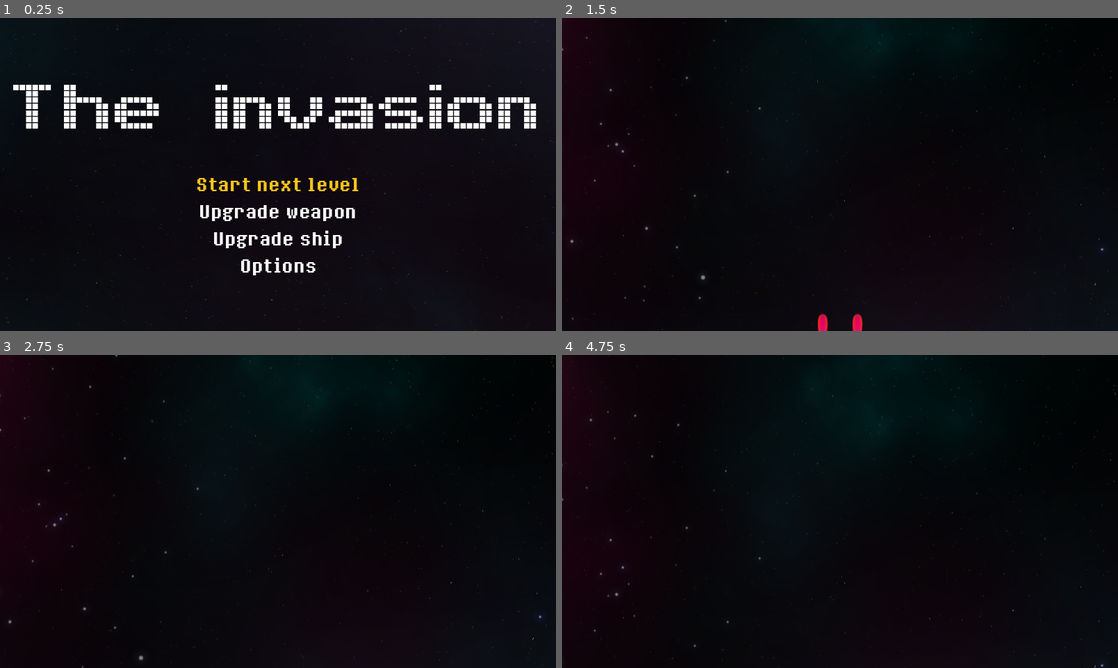
Above: before the commit, frames 1-4 (two rows, left to right).
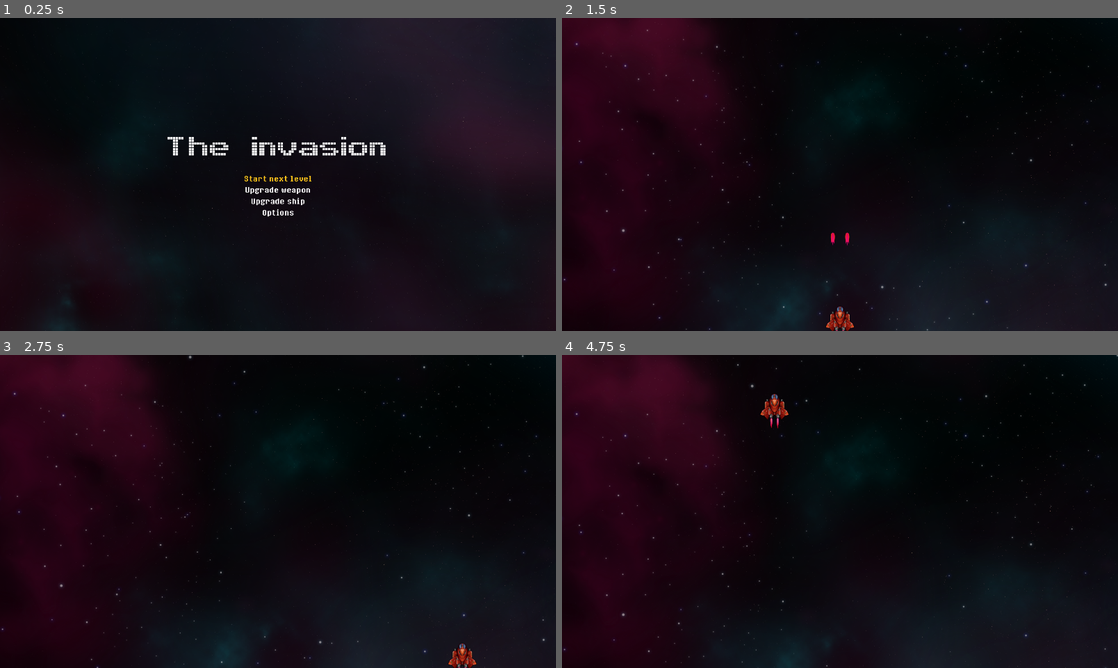
Above: after the commit, the same moments.

Repository: etse/2D-arcade-shooter
Game: Godot game, scene res://screens/Menu/Menu.tscn
Same seed, same stepped clock (60 frames per second), same inputs: the game is played once before the commit and once after it. Sound files missing from this copy of the repository are replaced by a short silence.
Inputs (mouse positions are in pixels of both pictures, inside the frame that each line leads up to):
- Up to frame 1 (0.25 s): no input
- Up to frame 2 (1.5 s): tap Enter (ui_accept) at 0.5, 0.77 s; move the mouse to (840, 183) at 0.52 s; press the mouse at (840, 183) at 0.53 s; hold Right (move_right) 0.53-1.28 s; move the mouse to (728, 190) at 1.27 s; release the mouse at (728, 190) at 1.28 s; hold Down (move_down) from 1.28 s (still down); tap Space (shoot) at 1.35 s
- Up to frame 3 (2.75 s): tap Enter (ui_accept) at 1.52 s; move the mouse to (333, 442) at 2.02 s; release Down (move_down) at 2.03 s; press the mouse at (333, 442) at 2.03 s; hold Right (move_right) from 2.03 s (still down)
- Up to frame 4 (4.75 s): move the mouse to (812, 574) at 2.77 s; release Right (move_right) at 2.78 s; release the mouse at (812, 574) at 2.78 s; hold Up (move_up) 2.78-3.53 s; tap Space (shoot) at 2.85, 4.35 s; click (812, 574) at 2.92 s; tap Enter (ui_accept) at 3.02, 3.77, 4.52 s; move the mouse to (1006, 558) at 3.52 s; press the mouse at (1006, 558) at 3.53 s; hold Left (move_left) from 3.53 s (still down); move the mouse to (673, 464) at 4.27 s; release the mouse at (673, 464) at 4.28 s

The runs differ from the first frame. In frame 1, 9.4% of the frame differs, in the area x 0-100%, y 0-100%; in frame 2, 9.9%; in frame 3, 9.9%; in frame 4, 10%.
Error before the commit: Cannot call method 'change_scene_to_file' on a null value. (res://screens/Menu/Menu.gd:25)

Commit message:
Fikser project settings

Diff:
--- a/components/HUD/HUD.tscn
+++ b/components/HUD/HUD.tscn
@@ -5,6 +5,9 @@
 
 [sub_resource type="FontFile" id="1"]
 fallbacks = Array[Font]([ExtResource("2")])
+subpixel_positioning = 0
+msdf_pixel_range = 14
+msdf_size = 128
 cache/0/16/0/ascent = 0.0
 cache/0/16/0/descent = 0.0
 cache/0/16/0/underline_position = 0.0
--- a/components/Menu/Label/Label.tscn
+++ b/components/Menu/Label/Label.tscn
@@ -7,6 +7,9 @@
 
 [sub_resource type="FontFile" id="1"]
 fallbacks = Array[Font]([ExtResource("1")])
+subpixel_positioning = 0
+msdf_pixel_range = 14
+msdf_size = 128
 cache/0/16/0/ascent = 0.0
 cache/0/16/0/descent = 0.0
 cache/0/16/0/underline_position = 0.0
--- a/project.godot
+++ b/project.godot
@@ -30,7 +30,7 @@
 window/size/viewport_height=1080
 window/size/window_width_override=1280
 window/size/window_height_override=720
-window/stretch/mode="2d"
+window/stretch/mode="viewport"
 
 [editor_plugins]
 
--- a/screens/Level/Level.tscn
+++ b/screens/Level/Level.tscn
@@ -16,7 +16,6 @@
 script = ExtResource("1")
 
 [node name="WorldBounds" type="StaticBody2D" parent="."]
-visible = false
 position = Vector2(620, -10)
 
 [node name="Top" type="CollisionShape2D" parent="WorldBounds"]
@@ -39,7 +38,6 @@
 visible = false
 
 [node name="Player" parent="." instance=ExtResource("4")]
-visible = false
 position = Vector2(960, 950)
 
 [node name="Camera3D" type="Camera2D" parent="."]
